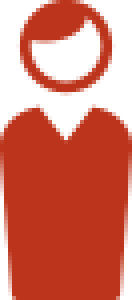
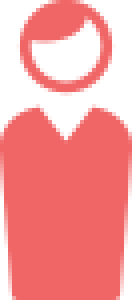
Layers edited between the first and the second 132×300 image:
pixels changed over [0, 0, 132, 300] (layer not identified)
